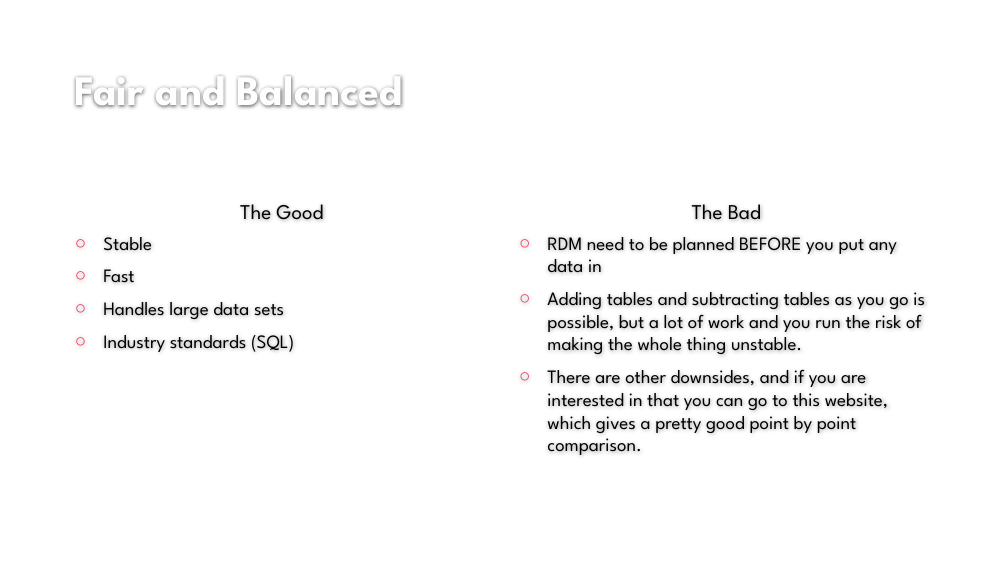
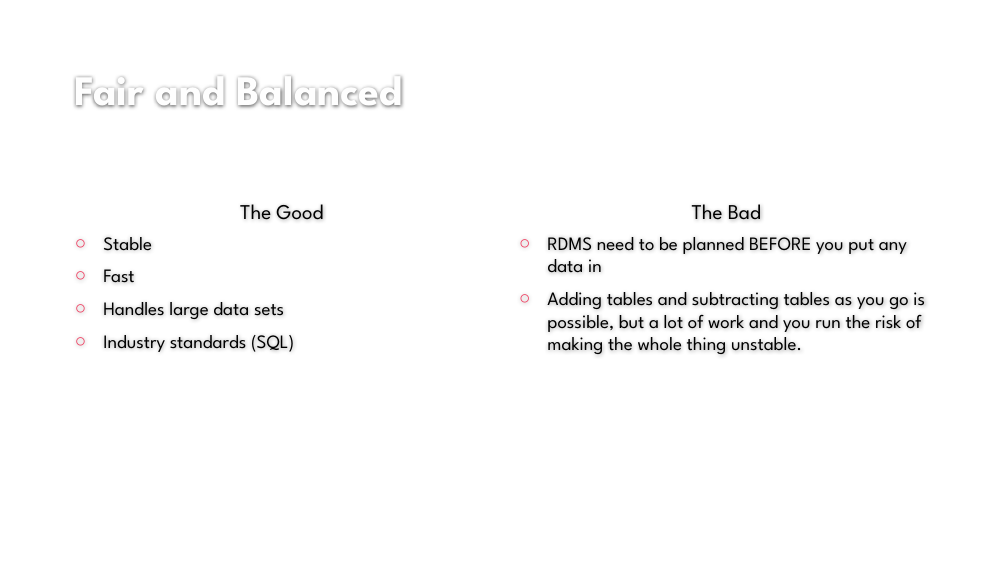
Before and after one commit to mtchem/GDI_Beginning_SQL, a slide deck: slide 9 of Beginning_SQL_pres.pptx (slide 8 before the commit). Drawn at 1008x567 pixels with LibreOffice and Linux fonts; fonts in the diff are those of the drawing; background and template pictures are left out. Boxes give left, top, right and bottom in pixels: in the first picture for what was removed or moved away, otherwise in the second. Text is boxed around its words. In the diff, an @@ line names an element or a change of style, - is before the commit and + after.

```diff
--- a/Beginning_SQL_pres.pptx
+++ b/Beginning_SQL_pres.pptx
@@ text at box(547, 237, 907, 273): text changed @@
-○ RDM need to be planned BEFORE you put any data in
+○ RDMS need to be planned BEFORE you put any data in
@@ text at box(547, 369, 888, 455): paragraph removed @@
-○ There are other downsides, and if you are interested in that you can go to this website, which gives a pretty good point by point comparison.
```
Also in this commit, not shown: 9 other slides changed, 14 slides added, 7 slides removed, 7 other files.
